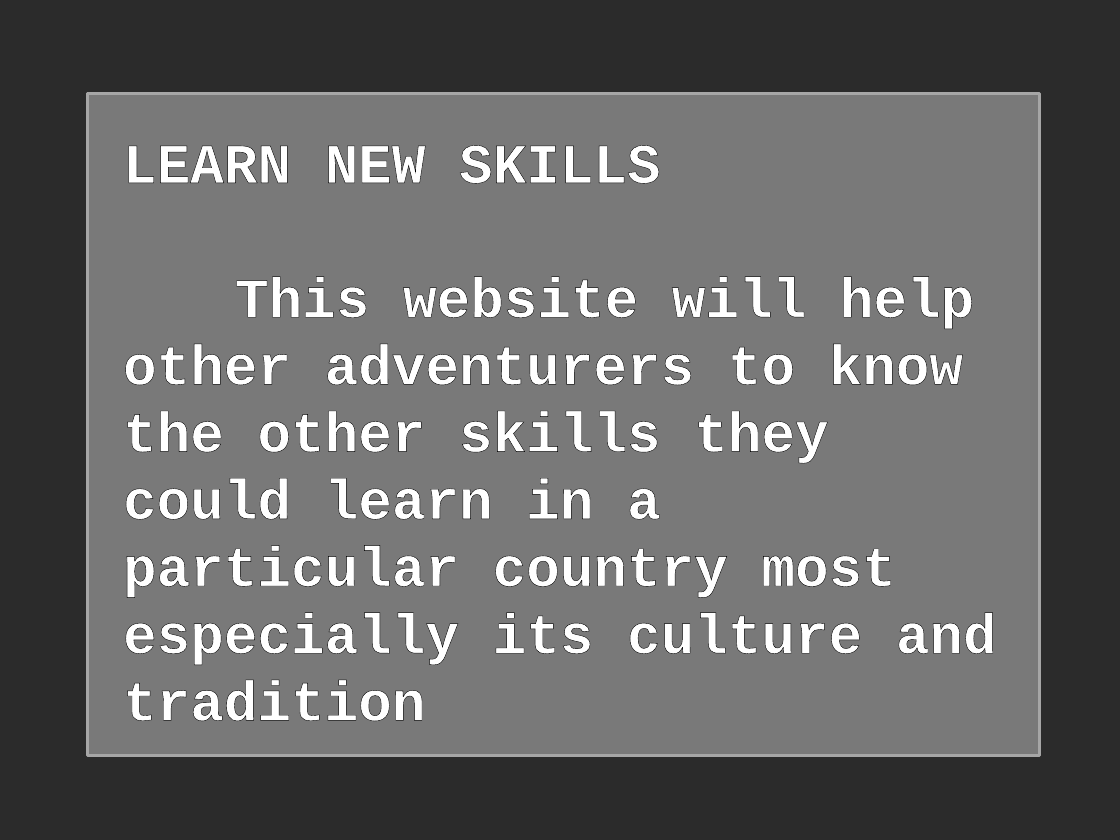
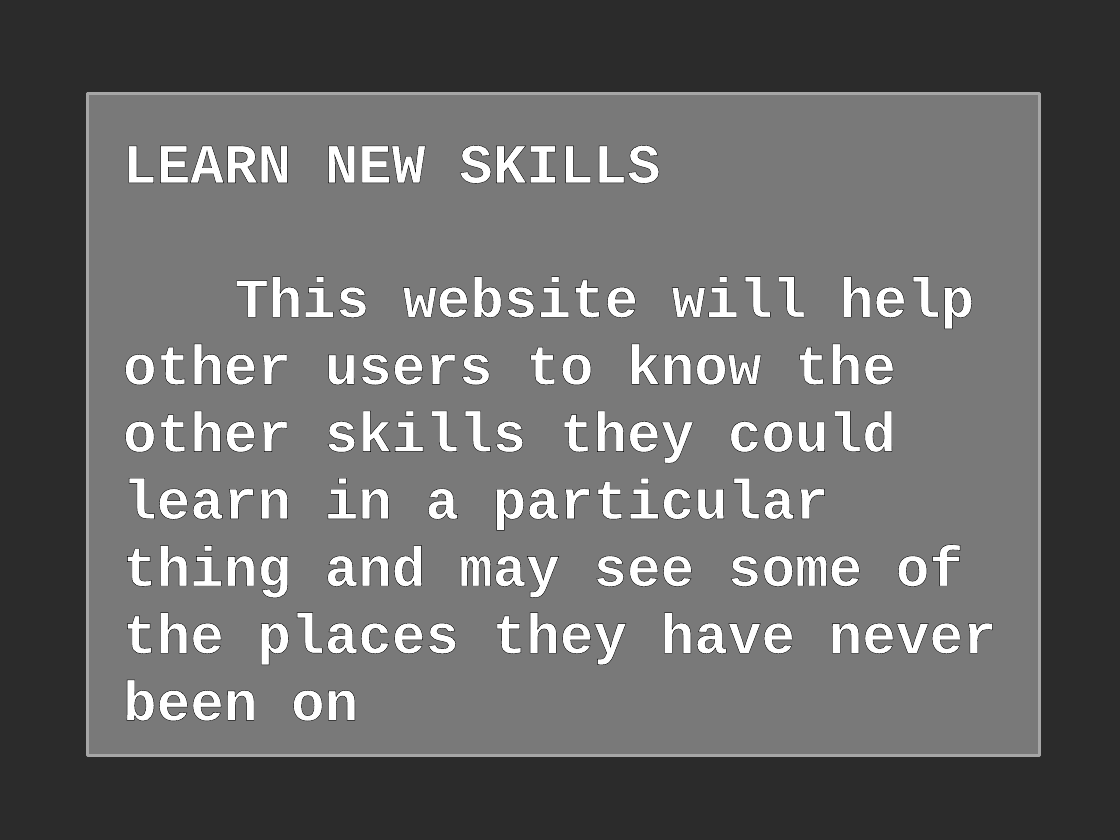
Before and after one commit to aryanjoyz/HCI-Finals, a slide deck: slide 12 of Pitch Deck.pptx. Drawn at 1120x840 pixels with LibreOffice and Linux fonts; fonts in the diff are those of the drawing; background and template pictures are left out; a plain dark background stands for a picture behind light text. Boxes give left, top, right and bottom in pixels: in the first picture for what was removed or moved away, otherwise in the second. Text is boxed around its words. In the diff, an @@ line names an element or a change of style, - is before the commit and + after.

```diff
--- a/Pitch Deck.pptx
+++ b/Pitch Deck.pptx
@@ text at (x1=123, y1=277, x2=997, y2=721): text changed @@
-This website will help other adventurers to know the other skills they could learn in a particular country most especially its culture and tradition
+This website will help other users to know the other skills they could learn in a particular thing and may see some of the places they have never been on
```
Also in this commit, not shown: 4 other slides changed, 1 slide removed, 22 other files.
